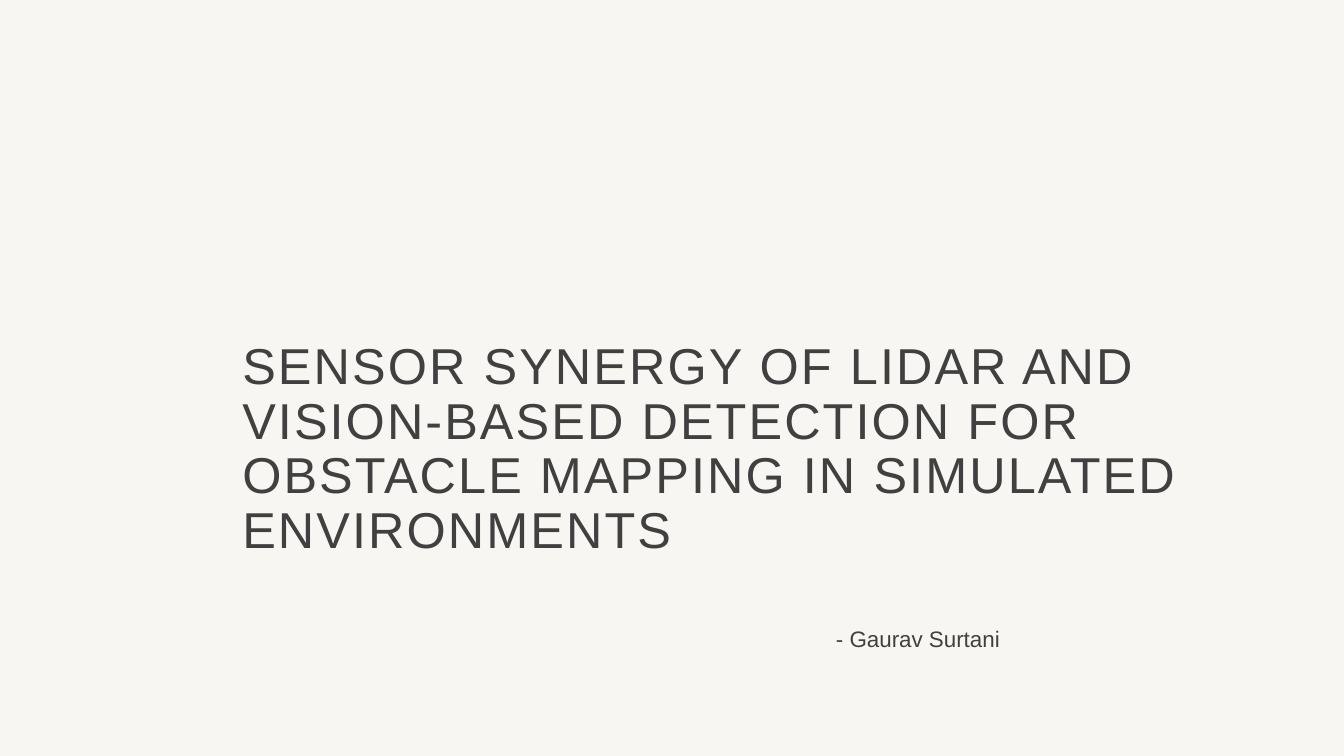
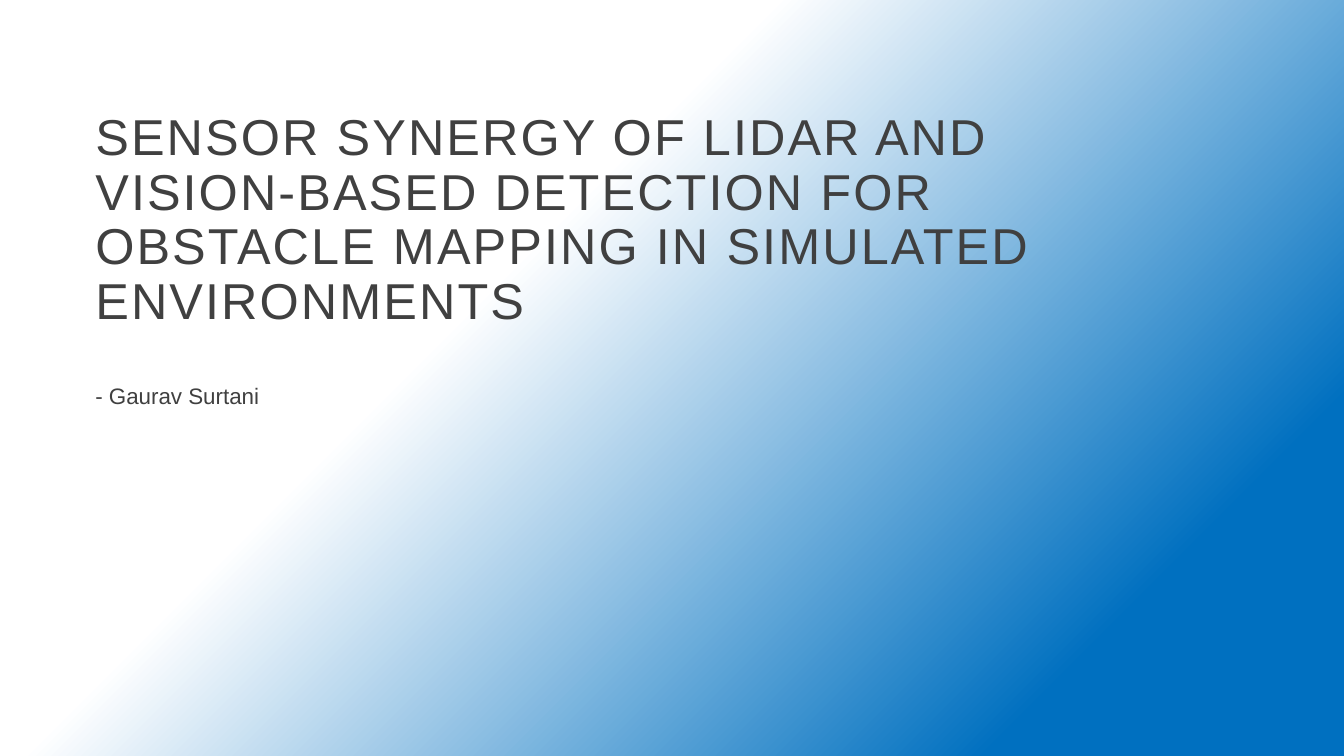
Before and after one commit to gauravsurtani/AI-and-Data-Engineering, a slide deck: slide 1 of Final_Project/Project Proposal/Project-Proposal-Presentation.pptx. Drawn at 1344x756 pixels with LibreOffice and Linux fonts; fonts in the diff are those of the drawing; background and template pictures are left out. Boxes give left, top, right and bottom in pixels: in the first picture for what was removed or moved away, otherwise in the second. Text is boxed around its words. In the diff, an @@ line names an element or a change of style, - is before the commit and + after.

```diff
--- a/Final_Project/Project Proposal/Project-Proposal-Presentation.pptx
+++ b/Final_Project/Project Proposal/Project-Proposal-Presentation.pptx
@@ background #F7F6F3 to gradient #FFFFFF to #0070C0 @@
@@ title "SENSOR SYNERGY OF LIDAR AND ...": place and size @@
-title "SENSOR SYNERGY OF LIDAR AND ..." at bbox=[242, 349, 1175, 549]
+title "SENSOR SYNERGY OF LIDAR AND ..." at bbox=[95, 120, 1028, 320]
@@ subtitle "- Gaurav Surtani": place and size @@
-subtitle "- Gaurav Surtani" at bbox=[850, 630, 1000, 647]
+subtitle "- Gaurav Surtani" at bbox=[109, 387, 259, 404]
```
Also in this commit, not shown: 7 other slides changed, 1 slide removed, 33 other files.
